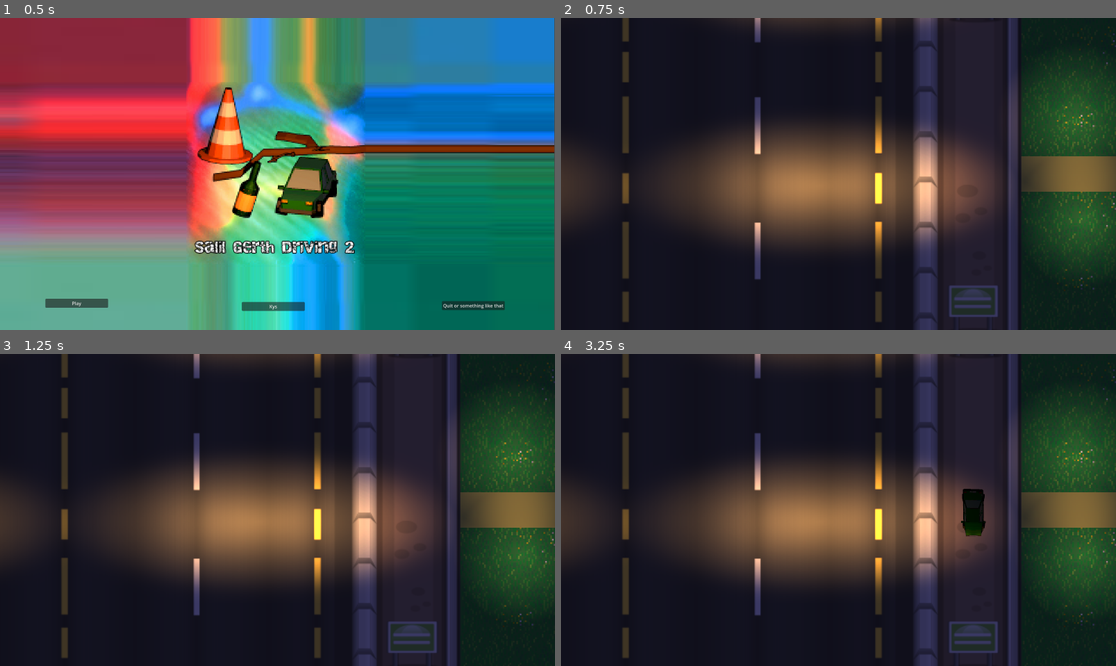
Above: before the commit, frames 1-4 (two rows, left to right).
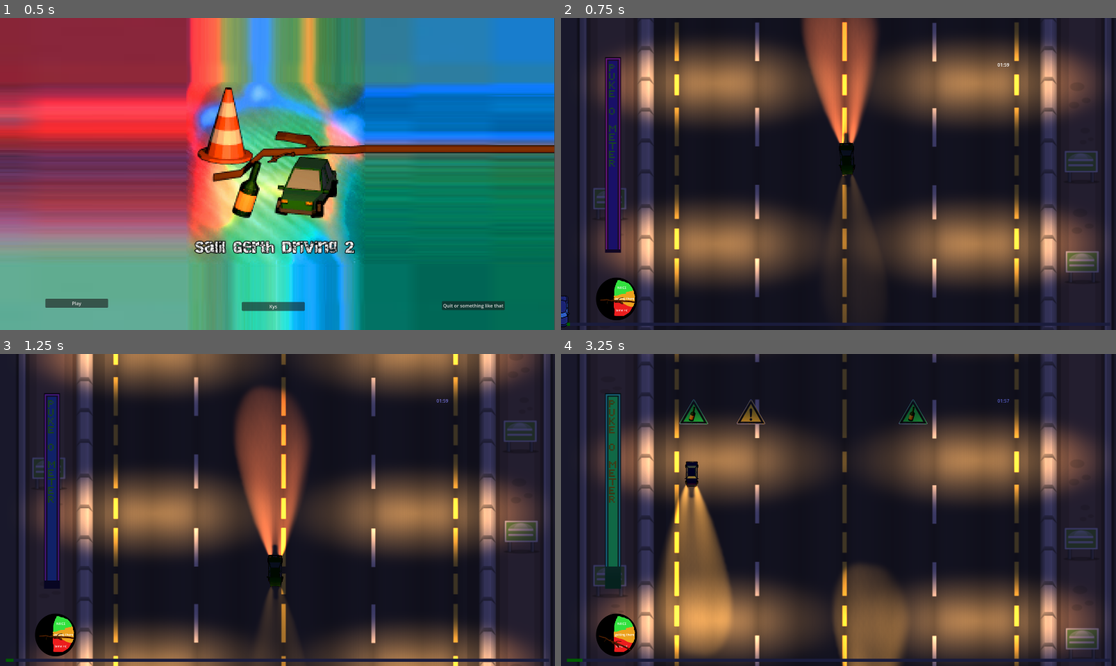
Above: after the commit, the same moments.

Repository: tudorhutu/Salil-Gerth-Driving-2
Game: Godot game, scene res://Scenes/main_menu.tscn
The game is run twice, just before and just after one commit, with the same random seed, the same clock (stepped at 60 frames per second) and the same inputs.
Inputs:
- Up to frame 1 (0.5 s): no input
- Up to frame 2 (0.75 s): click "Play" at 0.5 s
- Up to frame 3 (1.25 s): no input
- Up to frame 4 (3.25 s): tap Enter at 1.25 s; hold Right (ui_right) 1.28-2.03 s; hold Left (ui_left) 2.03-2.78 s; hold Right (ui_right) from 2.78 s (still down)

Frame 1 is identical in both runs. In frame 2, 70% of the frame differs, in the area x 0-100%, y 0-100%; in frame 3, 61%; in frame 4, 69%.

Commit message:
added  some shit idk

Diff:
--- a/Scenes/Outro.tscn
+++ b/Scenes/Outro.tscn
@@ -35,6 +35,165 @@
 [sub_resource type="ShaderMaterial" id="ShaderMaterial_lqu0h"]
 shader = ExtResource("3_yix7s")
 shader_parameter/tolerance = 0.2
+
+[sub_resource type="Animation" id="Animation_aocfw"]
+length = 0.001
+tracks/0/type = "value"
+tracks/0/imported = false
+tracks/0/enabled = true
+tracks/0/path = NodePath("Car:position")
+tracks/0/interp = 1
+tracks/0/loop_wrap = true
+tracks/0/keys = {
+"times": PackedFloat32Array(0),
+"transitions": PackedFloat32Array(1),
+"update": 0,
+"values": [Vector2(1410, 1291)]
+}
+tracks/1/type = "value"
+tracks/1/imported = false
+tracks/1/enabled = true
+tracks/1/path = NodePath("Car:rotation")
+tracks/1/interp = 1
+tracks/1/loop_wrap = true
+tracks/1/keys = {
+"times": PackedFloat32Array(0),
+"transitions": PackedFloat32Array(1),
+"update": 0,
+"values": [3.14159]
+}
+tracks/2/type = "value"
+tracks/2/imported = false
+tracks/2/enabled = true
+tracks/2/path = NodePath("HouseRoot/House/CanvasLayer3/Salil:visible")
+tracks/2/interp = 1
+tracks/2/loop_wrap = true
+tracks/2/keys = {
+"times": PackedFloat32Array(0),
+"transitions": PackedFloat32Array(1),
+"update": 1,
+"values": [true]
+}
+tracks/3/type = "value"
+tracks/3/imported = false
+tracks/3/enabled = true
+tracks/3/path = NodePath("HouseRoot/House/CanvasLayer3/Salil:rotation")
+tracks/3/interp = 1
+tracks/3/loop_wrap = true
+tracks/3/keys = {
+"times": PackedFloat32Array(0),
+"transitions": PackedFloat32Array(1),
+"update": 0,
+"values": [-4.70769]
+}
+tracks/4/type = "value"
+tracks/4/imported = false
+tracks/4/enabled = true
+tracks/4/path = NodePath("HouseRoot/House/CanvasLayer3/Salil:position")
+tracks/4/interp = 1
+tracks/4/loop_wrap = true
+tracks/4/keys = {
+"times": PackedFloat32Array(0),
+"transitions": PackedFloat32Array(1),
+"update": 0,
+"values": [Vector2(1854, 618)]
+}
+tracks/5/type = "value"
+tracks/5/imported = false
+tracks/5/enabled = true
+tracks/5/path = NodePath("Camera2D:position")
+tracks/5/interp = 1
+tracks/5/loop_wrap = true
+tracks/5/keys = {
+"times": PackedFloat32Array(0),
+"transitions": PackedFloat32Array(1),
+"update": 0,
+"values": [Vector2(1482, 612)]
+}
+tracks/6/type = "value"
+tracks/6/imported = false
+tracks/6/enabled = true
+tracks/6/path = NodePath("Camera2D:zoom")
+tracks/6/interp = 1
+tracks/6/loop_wrap = true
+tracks/6/keys = {
+"times": PackedFloat32Array(0),
+"transitions": PackedFloat32Array(1),
+"update": 0,
+"values": [Vector2(1.47, 1.47)]
+}
+tracks/7/type = "value"
+tracks/7/imported = false
+tracks/7/enabled = true
+tracks/7/path = NodePath("HintsLayer/QuestionMarkReaction:visible")
+tracks/7/interp = 1
+tracks/7/loop_wrap = true
+tracks/7/keys = {
+"times": PackedFloat32Array(0),
+"transitions": PackedFloat32Array(1),
+"update": 1,
+"values": [true]
+}
+tracks/8/type = "value"
+tracks/8/imported = false
+tracks/8/enabled = true
+tracks/8/path = NodePath("HouseRoot/House/CanvasLayer3/Door:rotation")
+tracks/8/interp = 1
+tracks/8/loop_wrap = true
+tracks/8/keys = {
+"times": PackedFloat32Array(0),
+"transitions": PackedFloat32Array(1),
+"update": 0,
+"values": [0.0]
+}
+tracks/9/type = "value"
+tracks/9/imported = false
+tracks/9/enabled = true
+tracks/9/path = NodePath("HouseRoot/House/CanvasLayer3/interiorlight1:enabled")
+tracks/9/interp = 1
+tracks/9/loop_wrap = true
+tracks/9/keys = {
+"times": PackedFloat32Array(0),
+"transitions": PackedFloat32Array(1),
+"update": 1,
+"values": [false]
+}
+tracks/10/type = "value"
+tracks/10/imported = false
+tracks/10/enabled = true
+tracks/10/path = NodePath("Blackout1:visible")
+tracks/10/interp = 1
+tracks/10/loop_wrap = true
+tracks/10/keys = {
+"times": PackedFloat32Array(0),
+"transitions": PackedFloat32Array(1),
+"update": 1,
+"values": [true]
+}
+tracks/11/type = "value"
+tracks/11/imported = false
+tracks/11/enabled = true
+tracks/11/path = NodePath("HouseRoot/House/CanvasLayer3/entrancelight:enabled")
+tracks/11/interp = 1
+tracks/11/loop_wrap = true
+tracks/11/keys = {
+"times": PackedFloat32Array(0),
+"transitions": PackedFloat32Array(1),
+"update": 1,
+"values": [true]
+}
+tracks/12/type = "value"
+tracks/12/imported = false
+tracks/12/enabled = true
+tracks/12/path = NodePath("HintsLayer/Disclaimer:visible")
+tracks/12/interp = 1
+tracks/12/loop_wrap = true
+tracks/12/keys = {
+"times": PackedFloat32Array(0),
+"transitions": PackedFloat32Array(1),
+"update": 1,
+"values": [true]
+}
 
 [sub_resource type="Animation" id="Animation_ogmu7"]
 resource_name = "outro"
@@ -232,165 +391,6 @@
 "values": [false, false, true]
 }
 
-[sub_resource type="Animation" id="Animation_aocfw"]
-length = 0.001
-tracks/0/type = "value"
-tracks/0/imported = false
-tracks/0/enabled = true
-tracks/0/path = NodePath("Car:position")
-tracks/0/interp = 1
-tracks/0/loop_wrap = true
-tracks/0/keys = {
-"times": PackedFloat32Array(0),
-"transitions": PackedFloat32Array(1),
-"update": 0,
-"values": [Vector2(1410, 1291)]
-}
-tracks/1/type = "value"
-tracks/1/imported = false
-tracks/1/enabled = true
-tracks/1/path = NodePath("Car:rotation")
-tracks/1/interp = 1
-tracks/1/loop_wrap = true
-tracks/1/keys = {
-"times": PackedFloat32Array(0),
-"transitions": PackedFloat32Array(1),
-"update": 0,
-"values": [3.14159]
-}
-tracks/2/type = "value"
-tracks/2/imported = false
-tracks/2/enabled = true
-tracks/2/path = NodePath("HouseRoot/House/CanvasLayer3/Salil:visible")
-tracks/2/interp = 1
-tracks/2/loop_wrap = true
-tracks/2/keys = {
-"times": PackedFloat32Array(0),
-"transitions": PackedFloat32Array(1),
-"update": 1,
-"values": [true]
-}
-tracks/3/type = "value"
-tracks/3/imported = false
-tracks/3/enabled = true
-tracks/3/path = NodePath("HouseRoot/House/CanvasLayer3/Salil:rotation")
-tracks/3/interp = 1
-tracks/3/loop_wrap = true
-tracks/3/keys = {
-"times": PackedFloat32Array(0),
-"transitions": PackedFloat32Array(1),
-"update": 0,
-"values": [-4.70769]
-}
-tracks/4/type = "value"
-tracks/4/imported = false
-tracks/4/enabled = true
-tracks/4/path = NodePath("HouseRoot/House/CanvasLayer3/Salil:position")
-tracks/4/interp = 1
-tracks/4/loop_wrap = true
-tracks/4/keys = {
-"times": PackedFloat32Array(0),
-"transitions": PackedFloat32Array(1),
-"update": 0,
-"values": [Vector2(1854, 618)]
-}
-tracks/5/type = "value"
-tracks/5/imported = false
-tracks/5/enabled = true
-tracks/5/path = NodePath("Camera2D:position")
-tracks/5/interp = 1
-tracks/5/loop_wrap = true
-tracks/5/keys = {
-"times": PackedFloat32Array(0),
-"transitions": PackedFloat32Array(1),
-"update": 0,
-"values": [Vector2(1482, 612)]
-}
-tracks/6/type = "value"
-tracks/6/imported = false
-tracks/6/enabled = true
-tracks/6/path = NodePath("Camera2D:zoom")
-tracks/6/interp = 1
-tracks/6/loop_wrap = true
-tracks/6/keys = {
-"times": PackedFloat32Array(0),
-"transitions": PackedFloat32Array(1),
-"update": 0,
-"values": [Vector2(1.47, 1.47)]
-}
-tracks/7/type = "value"
-tracks/7/imported = false
-tracks/7/enabled = true
-tracks/7/path = NodePath("HintsLayer/QuestionMarkReaction:visible")
-tracks/7/interp = 1
-tracks/7/loop_wrap = true
-tracks/7/keys = {
-"times": PackedFloat32Array(0),
-"transitions": PackedFloat32Array(1),
-"update": 1,
-"values": [true]
-}
-tracks/8/type = "value"
-tracks/8/imported = false
-tracks/8/enabled = true
-tracks/8/path = NodePath("HouseRoot/House/CanvasLayer3/Door:rotation")
-tracks/8/interp = 1
-tracks/8/loop_wrap = true
-tracks/8/keys = {
-"times": PackedFloat32Array(0),
-"transitions": PackedFloat32Array(1),
-"update": 0,
-"values": [0.0]
-}
-tracks/9/type = "value"
-tracks/9/imported = false
-tracks/9/enabled = true
-tracks/9/path = NodePath("HouseRoot/House/CanvasLayer3/interiorlight1:enabled")
-tracks/9/interp = 1
-tracks/9/loop_wrap = true
-tracks/9/keys = {
-"times": PackedFloat32Array(0),
-"transitions": PackedFloat32Array(1),
-"update": 1,
-"values": [false]
-}
-tracks/10/type = "value"
-tracks/10/imported = false
-tracks/10/enabled = true
-tracks/10/path = NodePath("Blackout1:visible")
-tracks/10/interp = 1
-tracks/10/loop_wrap = true
-tracks/10/keys = {
-"times": PackedFloat32Array(0),
-"transitions": PackedFloat32Array(1),
-"update": 1,
-"values": [true]
-}
-tracks/11/type = "value"
-tracks/11/imported = false
-tracks/11/enabled = true
-tracks/11/path = NodePath("HouseRoot/House/CanvasLayer3/entrancelight:enabled")
-tracks/11/interp = 1
-tracks/11/loop_wrap = true
-tracks/11/keys = {
-"times": PackedFloat32Array(0),
-"transitions": PackedFloat32Array(1),
-"update": 1,
-"values": [true]
-}
-tracks/12/type = "value"
-tracks/12/imported = false
-tracks/12/enabled = true
-tracks/12/path = NodePath("HintsLayer/Disclaimer:visible")
-tracks/12/interp = 1
-tracks/12/loop_wrap = true
-tracks/12/keys = {
-"times": PackedFloat32Array(0),
-"transitions": PackedFloat32Array(1),
-"update": 1,
-"values": [true]
-}
-
 [sub_resource type="AnimationLibrary" id="AnimationLibrary_j3op6"]
 _data = {
 "RESET": SubResource("Animation_aocfw"),
--- a/Scripts/distance.gd
+++ b/Scripts/distance.gd
@@ -20,4 +20,9 @@
 func _process(delta: float) -> void:
 	current_progress = (Global.distance - min_value) / (max_value - min_value)
 	current_progress = clamp(current_progress, 0.0, 1.0)
+
+	# Check if the progress is full (i.e., 100%)
+	if current_progress >= 1.0:
+		get_tree().change_scene_to_file("res://Scenes/Outro.tscn")
+
 	queue_redraw()
--- a/Scripts/dynamic_obstacle_spawner.gd
+++ b/Scripts/dynamic_obstacle_spawner.gd
@@ -2,6 +2,14 @@
 
 @export var left_spawn_interval: float = 1.0
 @export var right_spawn_interval: float = 2.0
+
+# Minimum intervals when distance is high (i.e. spawn rate is faster)
+@export var min_left_spawn_interval: float = 0.5
+@export var min_right_spawn_interval: float = 1.0
+
+# The distance at which the spawn intervals reach their minimum values.
+@export var distance_for_max_spawn: float = 1000.0
+
 var time_since_spawn_left: float = 0.0
 var time_since_spawn_right: float = 0.0
 
@@ -26,13 +34,23 @@
 		dir.list_dir_end()
 
 func _process(delta: float) -> void:
+	# Calculate a factor (0.0 to 1.0) based on the current distance
+	# When Global.distance is >= distance_for_max_spawn, factor is 1.
+	var factor: float = clamp(Global.distance / distance_for_max_spawn, 0.0, 1.0)
+
+	# Lerp between default (slower) intervals and minimum (faster) intervals.
+	var current_left_spawn_interval = lerp(left_spawn_interval, min_left_spawn_interval, factor)
+	var current_right_spawn_interval = lerp(right_spawn_interval, min_right_spawn_interval, factor)
+
 	if spawnAllowed:
 		time_since_spawn_left += delta
 		time_since_spawn_right += delta
-		if time_since_spawn_left >= left_spawn_interval:
+
+		if time_since_spawn_left >= current_left_spawn_interval:
 			spawn_obstacle("left")
 			time_since_spawn_left = 0.0
-		if time_since_spawn_right >= right_spawn_interval:
+
+		if time_since_spawn_right >= current_right_spawn_interval:
 			spawn_obstacle("right")
 			time_since_spawn_right = 0.0
 
--- a/Scripts/main_menu.gd
+++ b/Scripts/main_menu.gd
@@ -12,8 +12,8 @@
 
 
 func _on_play_pressed() -> void:
-	#get_tree().change_scene_to_file("res://Scenes/main_scene.tscn")
-	get_tree().change_scene_to_file("res://Scenes/Outro.tscn")
+	get_tree().change_scene_to_file("res://Scenes/main_scene.tscn")
+
 
 func _on_kys_button_down() -> void:
 	get_tree().change_scene_to_file("res://Scenes/FUNNYY.tscn")
--- a/Scripts/main_scene.gd
+++ b/Scripts/main_scene.gd
@@ -41,7 +41,7 @@
 func calculate_drums_volume() -> float:
 	var min_speed = 10.0
 	var max_speed = 70.0
-	var min_volume = -75.0
+	var min_volume = -35.0
 	var max_volume = -5.0
 	var speed = clamp(Global.player_speed, min_speed, max_speed)
 	return lerp(min_volume, max_volume, (speed - min_speed) / (max_speed - min_speed))
--- a/Scripts/obstacle_spawner.gd
+++ b/Scripts/obstacle_spawner.gd
@@ -1,6 +1,6 @@
 extends Node2D
 
-@export var spawn_interval: float = 2.5
+@export var spawn_interval: float = 1.5
 @export var powerup_spawn_interval: float = 1.0  # Separate interval for powerup spawns
 @export var obstacle_texture: Texture2D = preload("res://Textures/Obstacles/cone.png")
 var obstacle_textures: Array[String] = []
@@ -54,7 +54,9 @@
 
 func spawn_obstacle() -> void:
 	# Determine the x coordinate for the obstacle spawn.
-	var x_pos = rng.randi_range(400, 1600)
+	# Using the average of two random numbers biases the spawn location toward the center.
+	var t = (rng.randf() + rng.randf()) / 2.0
+	var x_pos = lerp(400, 1600, t)
 
 	# Choose a texture from the list, excluding powerup.png.
 	var chosen_texture: Texture2D
Not shown: 1 places in Scenes/Outro.tscn that only renumber resources
